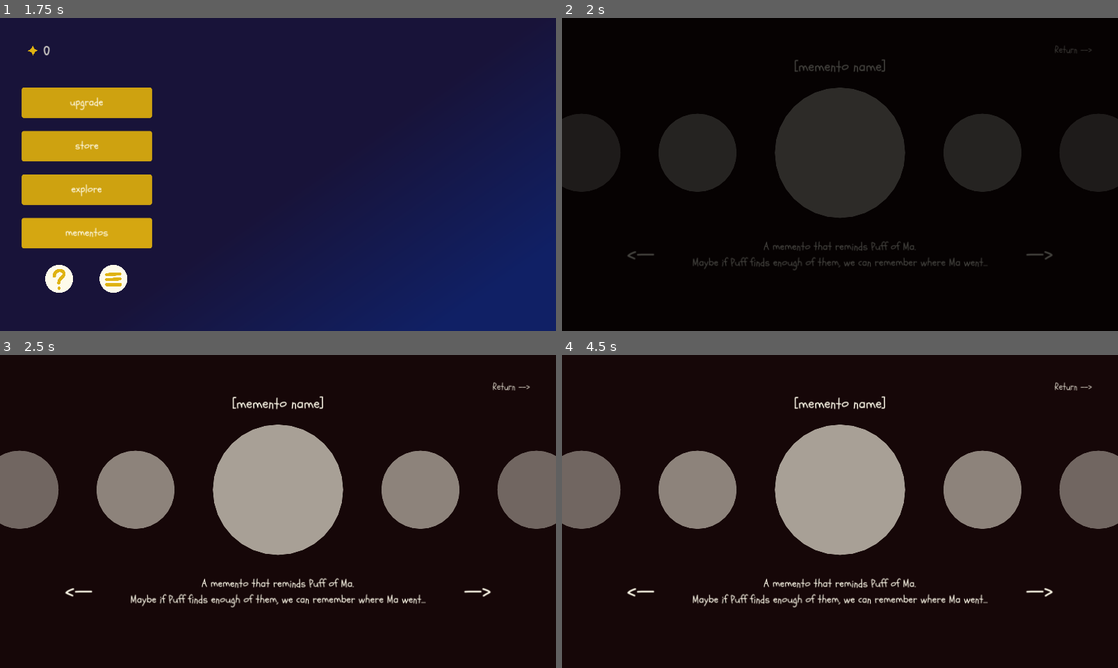
Above: before the commit, frames 1-4 (two rows, left to right).
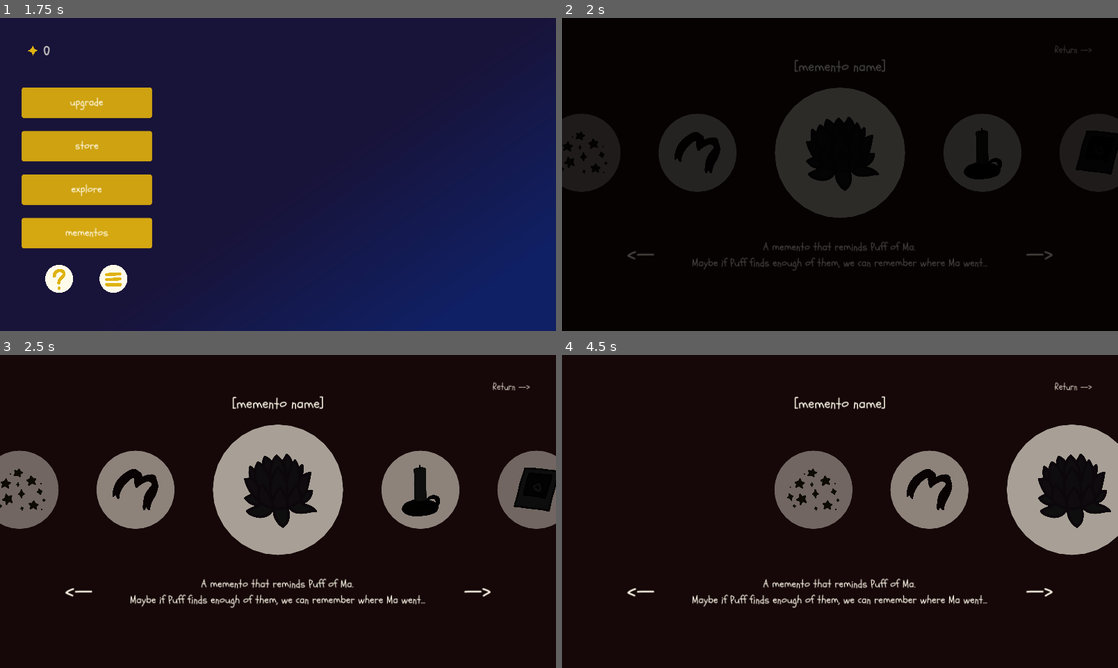
Above: after the commit, the same moments.

Repository: solicht88/I-am-a-Fluff
Game: Godot game, scene res://scenes/title/title_screen.tscn
The game is run twice, just before and just after one commit, with the same random seed, the same clock (stepped at 60 frames per second) and the same inputs.
Inputs:
- Up to frame 1 (1.75 s): click "New Game" at 0.5 s; click "mementos" at 1.25 s
- Up to frame 2 (2 s): no input
- Up to frame 3 (2.5 s): click "<—" at 2 s
- Up to frame 4 (4.5 s): click "—>" at 2.75 s; click "<—" at 3.5 s; click "—>" at 4.25 s

Frame 1 is identical in both runs. In frame 2, 4.2% of the frame differs, in the area x 0-100%, y 31-81%; in frame 3, 5.1%; in frame 4, 23%, in the area x 0-100%, y 22-81%.

Commit message:
added mementos art & created silhouettes (using self-modulate), attempted to make carousel animations

Diff:
--- a/scenes/mementos/mem_interface.tscn
+++ b/scenes/mementos/mem_interface.tscn
@@ -1,32 +1,37 @@
-[gd_scene load_steps=8 format=3 uid="uid://dsy7a3cfl1qf5"]
+[gd_scene load_steps=13 format=3 uid="uid://dsy7a3cfl1qf5"]
 
 [ext_resource type="Theme" uid="uid://c51qyr2yt5dmr" path="res://scenes/themes/light_text.tres" id="1_48ut6"]
 [ext_resource type="Script" path="res://scripts/mementos/mem_interface.gd" id="1_enmbb"]
 [ext_resource type="Theme" uid="uid://d386tdo3jg30v" path="res://scenes/themes/clear_button.tres" id="2_0gk1o"]
+[ext_resource type="Texture2D" uid="uid://bshqqtoms2b2" path="res://img/mementos/lotus.png" id="2_y0ehh"]
+[ext_resource type="Texture2D" uid="uid://df8rd6daxktru" path="res://img/mementos/ribbon.png" id="3_l1b4e"]
+[ext_resource type="Texture2D" uid="uid://bu2r3i2a20csf" path="res://img/mementos/dust.png" id="4_5oiup"]
+[ext_resource type="Texture2D" uid="uid://86884fydb7p6" path="res://img/mementos/candle.png" id="5_1nmmq"]
+[ext_resource type="Texture2D" uid="uid://clgjwvnjr8ggc" path="res://img/mementos/polaroid.png" id="6_3fhk6"]
 
 [sub_resource type="StyleBoxFlat" id="StyleBoxFlat_gfea6"]
-bg_color = Color(0.996078, 0.984314, 0.917647, 0.627451)
+bg_color = Color(0.996078, 0.984314, 0.917647, 1)
 corner_radius_top_left = 150
 corner_radius_top_right = 150
 corner_radius_bottom_right = 150
 corner_radius_bottom_left = 150
 
 [sub_resource type="StyleBoxFlat" id="StyleBoxFlat_l7gag"]
-bg_color = Color(0.996078, 0.984314, 0.917647, 0.509804)
+bg_color = Color(0.996078, 0.984314, 0.917647, 1)
 corner_radius_top_left = 150
 corner_radius_top_right = 150
 corner_radius_bottom_right = 150
 corner_radius_bottom_left = 150
 
 [sub_resource type="StyleBoxFlat" id="StyleBoxFlat_1jbuv"]
-bg_color = Color(0.996078, 0.984314, 0.917647, 0.392157)
+bg_color = Color(0.996078, 0.984314, 0.917647, 1)
 corner_radius_top_left = 150
 corner_radius_top_right = 150
 corner_radius_bottom_right = 150
 corner_radius_bottom_left = 150
 
 [sub_resource type="StyleBoxFlat" id="StyleBoxFlat_wep8t"]
-bg_color = Color(0.996078, 0.984314, 0.917647, 0.392157)
+bg_color = Color(0.996078, 0.984314, 0.917647, 1)
 corner_radius_top_left = 150
 corner_radius_top_right = 150
 corner_radius_bottom_right = 150
@@ -41,7 +46,8 @@
 grow_vertical = 2
 script = ExtResource("1_enmbb")
 
-[node name="Panel" type="Panel" parent="."]
+[node name="lotus" type="Panel" parent="."]
+self_modulate = Color(1, 1, 1, 0.627451)
 custom_minimum_size = Vector2(100, 100)
 layout_mode = 0
 offset_left = 490.0
@@ -50,37 +56,85 @@
 offset_bottom = 460.0
 theme_override_styles/panel = SubResource("StyleBoxFlat_gfea6")
 
-[node name="Panel2" type="Panel" parent="."]
+[node name="TextureRect" type="TextureRect" parent="lotus"]
+self_modulate = Color(0.0605303, 0.0605304, 0.0605303, 1)
+layout_mode = 0
+offset_right = 1024.0
+offset_bottom = 1024.0
+scale = Vector2(0.292, 0.292)
+texture = ExtResource("2_y0ehh")
+
+[node name="ribbon" type="Panel" parent="."]
+self_modulate = Color(1, 1, 1, 0.509804)
 custom_minimum_size = Vector2(100, 100)
+layout_mode = 0
 offset_left = 222.0
 offset_top = 220.0
 offset_right = 402.0
 offset_bottom = 400.0
 theme_override_styles/panel = SubResource("StyleBoxFlat_l7gag")
 
-[node name="Panel3" type="Panel" parent="."]
+[node name="TextureRect" type="TextureRect" parent="ribbon"]
+self_modulate = Color(0.0605303, 0.0605304, 0.0605303, 1)
+layout_mode = 0
+offset_right = 40.0
+offset_bottom = 40.0
+scale = Vector2(0.175, 0.175)
+texture = ExtResource("3_l1b4e")
+
+[node name="dust" type="Panel" parent="."]
+self_modulate = Color(1, 1, 1, 0.392157)
 custom_minimum_size = Vector2(100, 100)
+layout_mode = 0
 offset_left = -45.0
 offset_top = 220.0
 offset_right = 135.0
 offset_bottom = 400.0
 theme_override_styles/panel = SubResource("StyleBoxFlat_1jbuv")
 
-[node name="Panel4" type="Panel" parent="."]
+[node name="TextureRect" type="TextureRect" parent="dust"]
+self_modulate = Color(0.0605303, 0.0605304, 0.0605303, 1)
+layout_mode = 0
+offset_right = 40.0
+offset_bottom = 40.0
+scale = Vector2(0.175, 0.175)
+texture = ExtResource("4_5oiup")
+
+[node name="candle" type="Panel" parent="."]
+self_modulate = Color(1, 1, 1, 0.509804)
 custom_minimum_size = Vector2(100, 100)
+layout_mode = 0
 offset_left = 878.0
 offset_top = 220.0
 offset_right = 1058.0
 offset_bottom = 400.0
 theme_override_styles/panel = SubResource("StyleBoxFlat_l7gag")
 
-[node name="Panel5" type="Panel" parent="."]
+[node name="TextureRect" type="TextureRect" parent="candle"]
+self_modulate = Color(0.0584206, 0.0584206, 0.0584206, 1)
+layout_mode = 0
+offset_right = 40.0
+offset_bottom = 40.0
+scale = Vector2(0.175, 0.175)
+texture = ExtResource("5_1nmmq")
+
+[node name="photo" type="Panel" parent="."]
+self_modulate = Color(1, 1, 1, 0.392157)
 custom_minimum_size = Vector2(100, 100)
+layout_mode = 0
 offset_left = 1145.0
 offset_top = 220.0
 offset_right = 1325.0
 offset_bottom = 400.0
 theme_override_styles/panel = SubResource("StyleBoxFlat_wep8t")
+
+[node name="TextureRect" type="TextureRect" parent="photo"]
+self_modulate = Color(0.0584206, 0.0584206, 0.0584206, 1)
+layout_mode = 0
+offset_right = 40.0
+offset_bottom = 40.0
+scale = Vector2(0.175, 0.175)
+texture = ExtResource("6_3fhk6")
 
 [node name="name" type="Label" parent="."]
 custom_minimum_size = Vector2(300, 44)
@@ -96,10 +150,10 @@
 [node name="desc" type="Label" parent="."]
 custom_minimum_size = Vector2(700, 69)
 layout_mode = 0
-offset_left = 290.0
-offset_top = 510.0
-offset_right = 990.0
-offset_bottom = 579.0
+offset_left = 289.0
+offset_top = 511.0
+offset_right = 989.0
+offset_bottom = 580.0
 theme = ExtResource("1_48ut6")
 theme_override_font_sizes/font_size = 24
 text = "A memento that reminds Puff of Ma.
@@ -112,6 +166,7 @@
 offset_top = 511.0
 offset_right = 214.0
 offset_bottom = 577.0
+mouse_default_cursor_shape = 2
 theme = ExtResource("2_0gk1o")
 theme_override_font_sizes/font_size = 48
 text = "<—"
@@ -122,6 +177,7 @@
 offset_top = 511.0
 offset_right = 1130.0
 offset_bottom = 577.0
+mouse_default_cursor_shape = 2
 theme = ExtResource("2_0gk1o")
 theme_override_font_sizes/font_size = 48
 text = "—>"
@@ -137,4 +193,6 @@
 theme_override_colors/font_color = Color(0.996078, 0.984314, 0.917647, 0.784314)
 text = "Return -->"
 
+[connection signal="pressed" from="left_btn" to="." method="_on_left_btn_pressed"]
+[connection signal="pressed" from="right_btn" to="." method="_on_right_btn_pressed"]
 [connection signal="pressed" from="exit" to="." method="_on_exit_pressed"]
--- a/scripts/global/save.gd
+++ b/scripts/global/save.gd
@@ -16,7 +16,14 @@
 		"compass": 0,
 		"jelly": 0,
 		"flower": 0
-		} # dictionary to store shop items
+		}, # dictionary to store shop items
+	"mementos": {
+		"dust": false,
+		"ribbon": false,
+		"lotus": false,
+		"candle": false,
+		"photo": false
+	}
 }
 
 func save_game():
--- a/scripts/global/text_data.gd
+++ b/scripts/global/text_data.gd
@@ -40,6 +40,17 @@
 	"flower": 1
 }
 
+# mementos
+# format: [name, description]
+var mem_data: Dictionary = {
+	"dust": ["Stardust", "Some leftover stardust Ma gave to Puff.\nNow that Puff thinks about it, why did Ma collect so much?"],
+	"ribbon": ["Extra Ribbon", "Excess ribbon from the piece Puff wears.\nMa said this shade of red wlil bring Puff lots of luck!"],
+	"lotus": ["Lotus Flower", "A common flower from Ma's birthplace on Earth.\nSeems kinda ordinary, though... Well, if Ma likes them, Puff does too."],
+	"candle": ["Black Chamberstick", "Ma's old chamberstick. It's holding an unlit candle.\nPuff likes it. It keeps us warm for a long time."],
+	"photo": ["Polaroid Photo", "A polaroid photo of Puff when we first met Ma.\nAww, Puff was so small! Puff wonders how long ago this was taken?"]
+}
+
+
 func update_data():
 	print(1 - (0.05 * (Save.save_data.wish_lvl - 1) + 0.05))
 	for key in item_cost:
--- a/scripts/mementos/mem_interface.gd
+++ b/scripts/mementos/mem_interface.gd
@@ -1,5 +1,6 @@
 extends Control
 
+@onready var panels = [$dust, $ribbon, $lotus, $candle, $photo]
 
 # Called when the node enters the scene tree for the first time.
 func _ready():
@@ -16,3 +17,13 @@
 	Global.fade_in()
 	await get_tree().create_timer(0.5).timeout
 	get_tree().change_scene_to_file("res://scenes/main/main.tscn")
+
+
+func _on_left_btn_pressed():
+	pass
+
+
+func _on_right_btn_pressed():
+	for panel in panels:
+		#var cur_pos
+		panel.position.x += 267
Not shown, changed: img/backgrounds/expl_3.png.import
Not shown, changed: img/items/telescope.png.import
Binary file changed: img/mementos/dust.png
Not shown: 1 places in scenes/explore/explore.tscn that only renumber resources
Not shown, changed: img/art-files/items.kra
Not shown, changed: img/art-files/items.kra~
